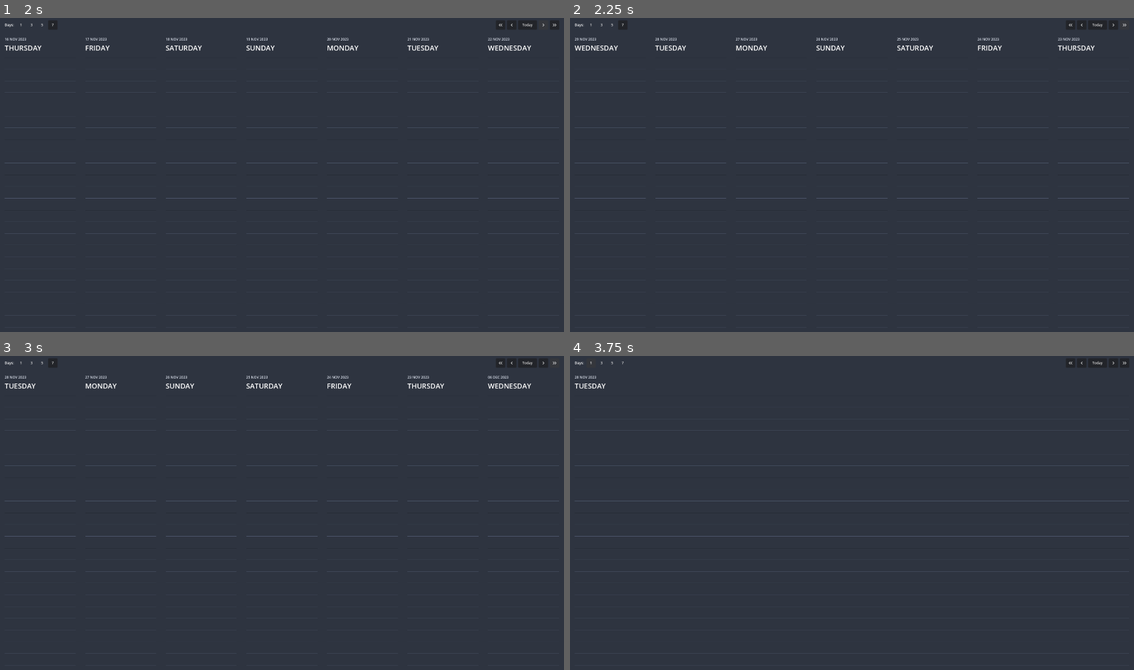
Above: before the commit, frames 1-4 (two rows, left to right).
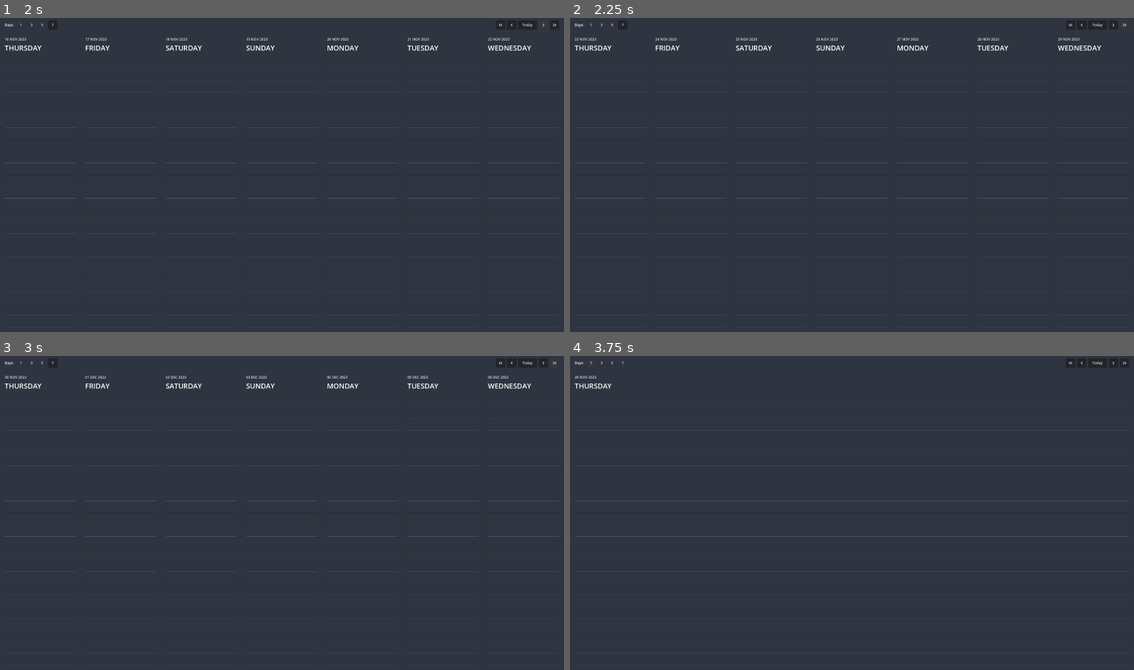
Above: after the commit, the same moments.

Repository: njamster/habituary
Game: Godot game, scene res://main_window/main_window.tscn
The game is run twice, just before and just after one commit, with the same random seed, the same clock (stepped at 60 frames per second) and the same inputs.
Inputs (mouse positions are in pixels of both pictures, inside the frame that each line leads up to):
- Up to frame 1 (2 s): click (541, 24) at 0.5 s; click (541, 24) at 1.25 s
- Up to frame 2 (2.25 s): click (1122, 24) at 2 s
- Up to frame 3 (3 s): click (552, 362) at 2.75 s
- Up to frame 4 (3.75 s): click "1" at 3.5 s

Frame 1 is identical in both runs. In frame 2, 0.5% of the frame differs, in the area x 0-95%, y 6-11%; in frame 3, 0.5%, in the area x 0-79%, y 6-11%; in frame 4, less than 0.1%.

Commit message:
Fix offset when shifting days into the future

Diff:
--- a/main_window/list_view/list_view.gd
+++ b/main_window/list_view/list_view.gd
@@ -39,7 +39,7 @@
 			add_day_panel(abs(offset) - 1 - i, true)
 		elif offset > 0:
 			# add additional panel on the right
-			add_day_panel(Settings.view_mode - 1 - i)
+			add_day_panel(Settings.view_mode - offset + i)
 
 
 func add_day_panel(offset_from_current_day : int, push_front := false) -> void:
